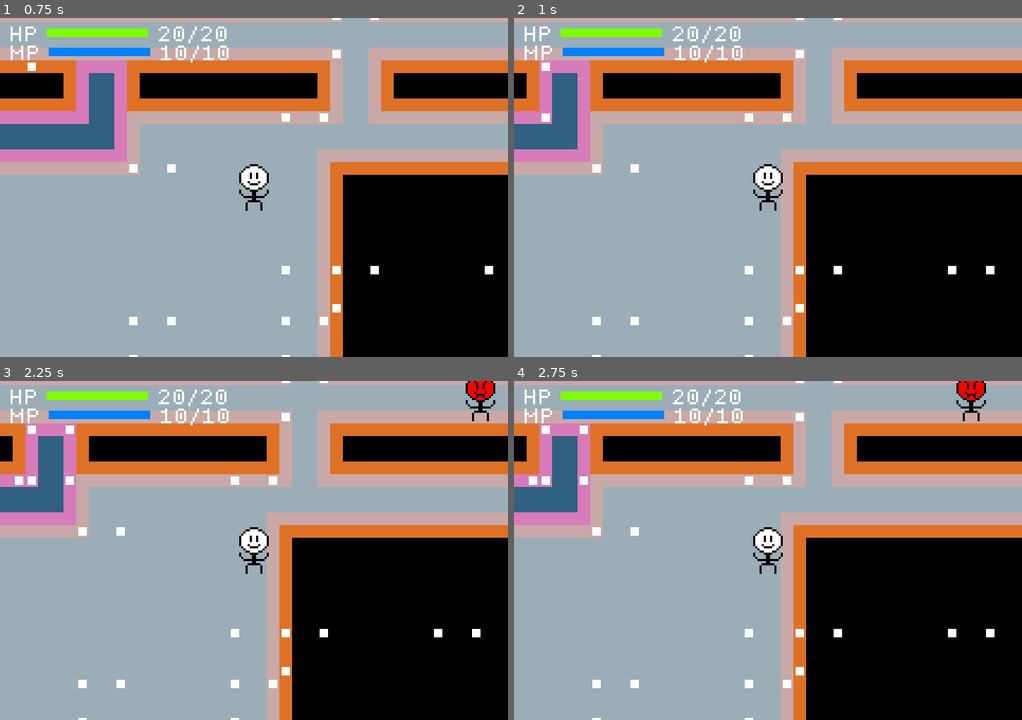
Above: before the commit, frames 1-4 (two rows, left to right).
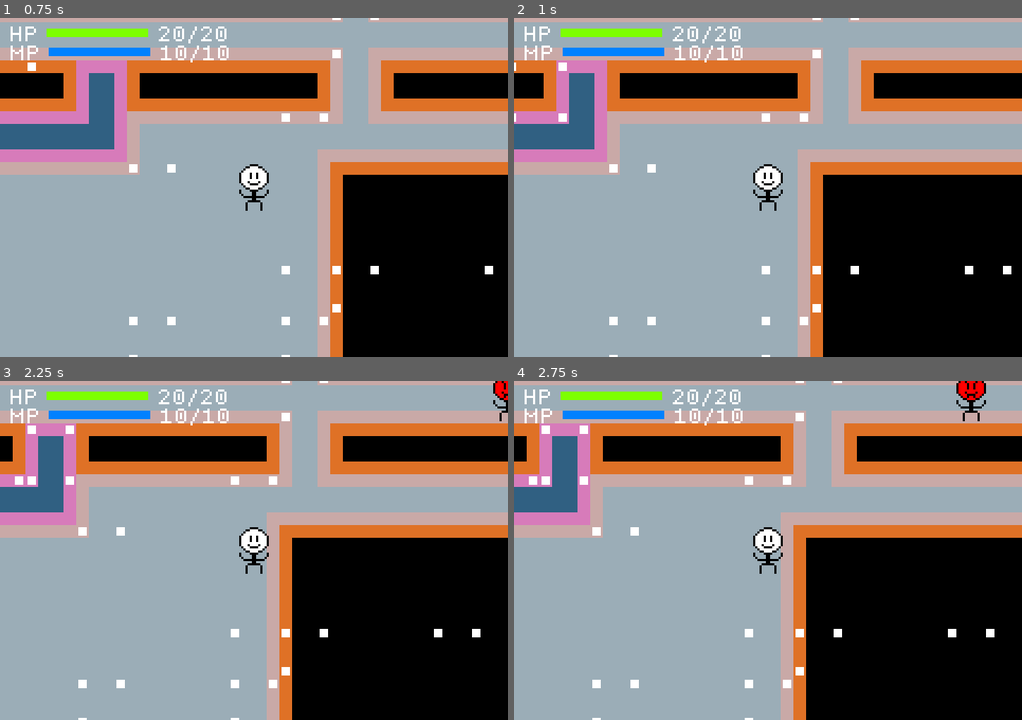
Above: after the commit, the same moments.

Repository: jessica-seabolt/novice
Game: Godot game, scene res://dungeon/dungeon.tscn
Same seed, same stepped clock (60 frames per second), same inputs: the game is played once before the commit and once after it.
Inputs (mouse positions are in pixels of both pictures, inside the frame that each line leads up to):
- Up to frame 1 (0.75 s): tap Enter at 0.5 s; move the mouse to (365, 170) at 0.52 s; hold D (move_right) from 0.53 s (still down); hold Space (basic_spell) from 0.53 s (still down); click (365, 170) at 0.67 s
- Up to frame 2 (1 s): keep holding D (move_right); keep holding Space (basic_spell)
- Up to frame 3 (2.25 s): release D (move_right) at 1.25 s; release Space (basic_spell) at 1.25 s; drag from (152, 567) to (228, 618) at 1.27 s; tap Space (basic_spell) at 2 s; move the mouse to (304, 475) at 2.02 s; hold D (move_right) from 2.03 s (still down); hold Space (basic_spell) from 2.03 s (still down)
- Up to frame 4 (2.75 s): keep holding D (move_right); keep holding Space (basic_spell)

Frame 1 is identical in both runs. In frame 2, 12% of the frame differs, in the area x 0-98%, y 0-100%; in frame 3, 0.6%; in frame 4, nothing differs.

Commit message:
feat: make mobs attack the player
- Pursuing mobs next to the player turn to face them and cast the
  Basic Spell
- Casts take 0.3 seconds and wait for everyone else to settle first,
  so attacks play out one at a time while movement stays simultaneous
- On defeat, entities flicker and vanish
- A defeated player vanishes and sees the full log
- TurnSystem numbers each run so a stale loop can't carry on
- README: tick mobs fight back
- Buy groceries

Diff:
--- a/dungeon/data/floor_state.gd
+++ b/dungeon/data/floor_state.gd
@@ -43,3 +43,9 @@
     reachable_tiles = floor_reachable_tiles
     rng = floor_rng
     pathfinder = _build_pathfinder(floor_grid)
+
+
+## Waits until no entity is sliding or mid-attack
+func wait_for_slides() -> void:
+    for entity: Entity in occupancy.get_entities():
+        await entity.finish_slide()
--- a/dungeon/dungeon.gd
+++ b/dungeon/dungeon.gd
@@ -55,6 +55,8 @@
     if entity == player:
         # For now, losing restarts the dungeon
         turn_system.stop()
+        await _vanish(player)
+        await hud.show_log()
         floor_number = 1
         Stats.of(player).restore()
         hud.clear_log()
@@ -66,7 +68,9 @@
     if reward > 0:
         var noun: String = "stat point" if reward == 1 else "stat points"
         hud.add_message("%s gained %d %s" % [player.display_name, reward, noun])
-    _remove_mob(entity)
+    _take_off_floor(entity)
+    await _vanish(entity)
+    entity.queue_free()
 
 
 func _generate_floor() -> GenerationContext:
@@ -111,10 +115,21 @@
 
 
 func _remove_mob(mob: Entity) -> void:
+    _take_off_floor(mob)
+    mob.queue_free()
+
+
+# Out of play, though still visible while it vanishes
+func _take_off_floor(mob: Entity) -> void:
     turn_system.remove_actor(mob)
     mob.floor_state.occupancy.remove(mob.grid_position)
     mobs.erase(mob)
-    mob.queue_free()
+
+
+func _vanish(entity: Entity) -> void:
+    var flicker: DamageFlicker = DamageFlicker.of(entity)
+    if flicker != null:
+        await flicker.vanish()
 
 
 func _setup_turn_system() -> void:
--- a/dungeon/turn_system.gd
+++ b/dungeon/turn_system.gd
@@ -5,6 +5,8 @@
 
 var _actors: Array[Entity] = []
 var _running: bool = false
+# Lets a stale loop notice a newer run has started
+var _generation: int = 0
 
 
 func add_actor(actor: Entity) -> void:
@@ -20,12 +22,17 @@
     if _actors.is_empty():
         return
     _running = true
+    _generation += 1
+    var generation: int = _generation
     while _running:
-        # A copy, since actors can be removed mid-round
-        for actor: Entity in _actors.duplicate():
-            if not _actors.has(actor):
+        # A copy, since actors can be removed or freed mid-round
+        for entry: Variant in _actors.duplicate():
+            if not is_instance_valid(entry) or not _actors.has(entry):
                 continue
+            var actor: Entity = entry
             await actor.take_turn()
+            if generation != _generation:
+                return
             actor_acted.emit(actor)
             if not _running:
                 return
--- a/entity/damage_flicker.gd
+++ b/entity/damage_flicker.gd
@@ -1,5 +1,5 @@
 class_name DamageFlicker extends Node
-## Blinks the sprite when its entity takes damage
+## Blinks the sprite when its entity takes damage, and blinks it away when defeated
 
 const FLICKERS: int = 4
 ## Seconds hidden, then shown, per flicker
@@ -10,11 +10,35 @@
 var _tween: Tween
 
 
+## Null if the entity doesn't flicker
+static func of(entity: Entity) -> DamageFlicker:
+    return entity.get_node_or_null("DamageFlicker") as DamageFlicker
+
+
 func _ready() -> void:
-    Stats.of(get_parent() as Entity).damaged.connect(_on_damaged)
+    var entity: Entity = get_parent() as Entity
+    Stats.of(entity).damaged.connect(_on_damaged)
+    entity.placed.connect(_on_placed)
+
+
+## Blinks, then leaves the sprite hidden
+func vanish() -> void:
+    _flicker()
+    await _tween.finished
+    sprite.hide()
 
 
 func _on_damaged(_amount: int) -> void:
+    _flicker()
+
+
+func _on_placed() -> void:
+    if _tween != null:
+        _tween.kill()
+    sprite.show()
+
+
+func _flicker() -> void:
     if _tween != null:
         _tween.kill()
     sprite.show()
--- a/entity/mob/mob_ai.gd
+++ b/entity/mob/mob_ai.gd
@@ -1,5 +1,5 @@
 class_name MobAI extends Node
-## Wanders between rooms, pursues the player on sight, and searches where it last saw them
+## Wanders, pursues and attacks the player on sight, then searches where they were last seen
 
 enum State {
     WANDER,
@@ -36,6 +36,9 @@
     if state.player != null and Sight.can_see(state, here, state.player.grid_position):
         _state = MobAI.State.PURSUE
         _last_seen = state.player.grid_position
+        if _can_attack(state):
+            await _attack(state)
+            return
         _path = _path_to(state, _last_seen)
     elif _state == MobAI.State.PURSUE:
         _state = MobAI.State.SEARCH
@@ -52,6 +55,24 @@
     if _state == MobAI.State.WANDER and (_path.is_empty() or _in_target_room(state)):
         _plan_wander(state)
     _follow_path(state)
+
+
+# Same rules as the player's cast
+func _can_attack(state: FloorState) -> bool:
+    var direction: Vector2i = state.player.grid_position - _entity.grid_position
+    return (
+        RunRules.is_adjacent(state.player.grid_position, _entity.grid_position)
+        and not MoveRules.cuts_corner(state.grid, _entity.grid_position, direction)
+    )
+
+
+# The turn waits for the attack to play out, so attacks happen one at a time
+func _attack(state: FloorState) -> void:
+    await state.wait_for_slides()
+    _entity.face(state.player.grid_position - _entity.grid_position)
+    _entity.hold(BasicSpell.DURATION)
+    BasicSpell.cast(_entity)
+    await _entity.finish_slide()
 
 
 # Blocked by an entity, it tries a short detour, otherwise waits and replans next turn
--- a/entity/player/player_control.gd
+++ b/entity/player/player_control.gd
@@ -53,7 +53,7 @@
     var state: FloorState = _entity.floor_state
     var sighted: bool = _update_seen(state)
     if _spell_requested:
-        _cast_basic_spell()
+        await _cast_basic_spell()
         return
     if _run_direction != Vector2i.ZERO:
         var keep_running: bool = (
@@ -69,7 +69,7 @@
     while true:
         var direction: Vector2i = await _wait_for_direction()
         if _spell_requested:
-            _cast_basic_spell()
+            await _cast_basic_spell()
             return
         # Turning in place is free
         if Input.is_action_pressed(&"aim"):
@@ -135,8 +135,10 @@
     _spell_requested = false
     if _run_direction != Vector2i.ZERO:
         _stop_run()
-    _entity.floor_state.step_duration = STEP_DURATION
-    _entity.hold(STEP_DURATION)
+    var state: FloorState = _entity.floor_state
+    state.step_duration = STEP_DURATION
+    await state.wait_for_slides()
+    _entity.hold(BasicSpell.DURATION)
     BasicSpell.cast(_entity)
 
 
--- a/entity/spells/basic_spell.gd
+++ b/entity/spells/basic_spell.gd
@@ -2,6 +2,8 @@
 ## Free spell that hits the entity the caster is facing
 
 const POWER: int = 1
+## Seconds a cast takes, so attacks play out one at a time
+const DURATION: float = 0.3
 
 
 static func cast(caster: Entity) -> void:
--- a/ui/hud/hud.gd
+++ b/ui/hud/hud.gd
@@ -36,6 +36,12 @@
     _popup_timer.start(MESSAGE_DURATION)
 
 
+## Opens the full log and waits until the player closes it
+func show_log() -> void:
+    _log_window.open()
+    await _log_window.closed
+
+
 ## The latest message stays on screen
 func clear_log() -> void:
     _lines.clear()
--- a/ui/hud/log_window.gd
+++ b/ui/hud/log_window.gd
@@ -2,6 +2,7 @@
 ## Every message this run, scrollable, pausing the game while open
 
 signal opened
+signal closed
 
 ## Pixels scrolled per second with the directions
 const SCROLL_SPEED: float = 60.0
@@ -48,12 +49,24 @@
 func _unhandled_input(event: InputEvent) -> void:
     if not event.is_action_pressed(&"toggle_log"):
         return
-    visible = not visible
-    get_tree().paused = visible
     get_viewport().set_input_as_handled()
     if visible:
-        opened.emit()
-        _scroll_to_end.call_deferred()
+        close()
+    else:
+        open()
+
+
+func open() -> void:
+    show()
+    get_tree().paused = true
+    opened.emit()
+    _scroll_to_end.call_deferred()
+
+
+func close() -> void:
+    hide()
+    get_tree().paused = false
+    closed.emit()
 
 
 func set_lines(lines: Array[String]) -> void:
Not shown, changed: docs/README.md
